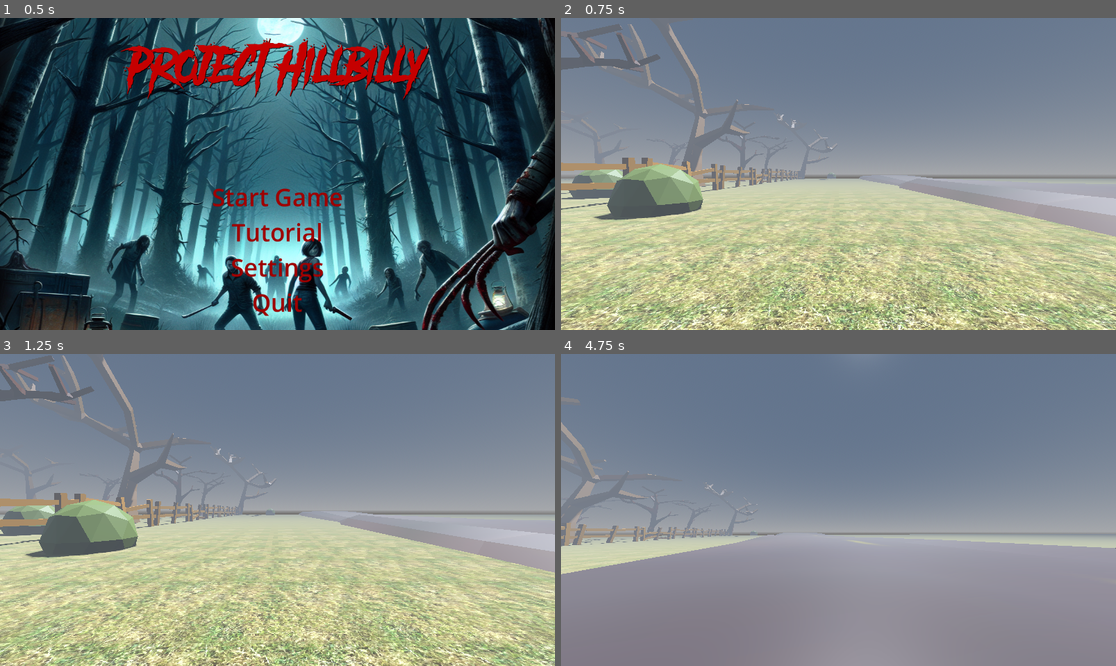
Above: before the commit, frames 1-4 (two rows, left to right).
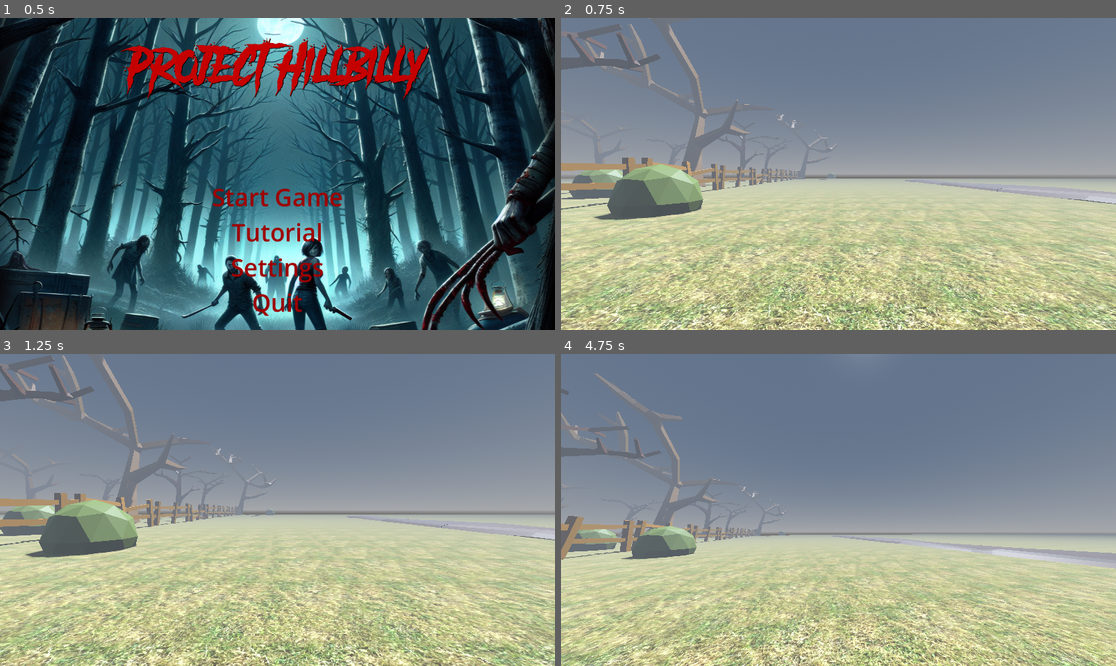
Above: after the commit, the same moments.

Repository: thedevbones/project-hillbilly
Game: Godot game, scene res://main_menu.tscn
Two runs of this game, one before a commit and one after it. Both use one fixed random seed, a clock stepped at 60 frames per second and the inputs below.
Inputs (mouse positions are in pixels of both pictures, inside the frame that each line leads up to):
- Up to frame 1 (0.5 s): no input
- Up to frame 2 (0.75 s): click "Start Game" at 0.5 s
- Up to frame 3 (1.25 s): no input
- Up to frame 4 (4.75 s): move the mouse to (866, 510) at 1.27 s; hold D (walk_right) 1.28-2.03 s; hold Ctrl (crouch) 1.28-2.03 s; tap Space (jump) at 1.52, 2.27, 3.77, 4.52 s; move the mouse to (810, 510) at 2.02 s; hold S (walk_back) 2.03-2.78 s; tap Shift (sprint) at 2.1 s; move the mouse to (849, 503) at 2.77 s; hold D (walk_right) 2.78-4.28 s; tap W (walk_foward) at 2.85 s; move the mouse to (832, 516) at 3.52 s; tap Ctrl (crouch) at 3.6 s; move the mouse to (877, 513) at 4.27 s; hold A (walk_left) from 4.28 s (still down); hold Shift (sprint) from 4.28 s (still down)

Frame 1 is identical in both runs. In frame 2, 2.7% of the frame differs, in the area x 15-100%, y 0-71%; in frame 3, 2.6%; in frame 4, 42%, in the area x 0-100%, y 6-100%.

Commit message:
Resized road and organized nodes

Diff:
--- a/world.tscn
+++ b/world.tscn
@@ -34,15 +34,15 @@
 uv1_triplanar = true
 texture_filter = 4
 
+[sub_resource type="BoxShape3D" id="BoxShape3D_dlb2c"]
+size = Vector3(60, 2.222, 13)
+
 [sub_resource type="CylinderShape3D" id="CylinderShape3D_dh2bv"]
 height = 3.88853
 radius = 1.52373
 
 [sub_resource type="BoxShape3D" id="BoxShape3D_vysbs"]
 size = Vector3(1.38953, 4.86829, 256.345)
-
-[sub_resource type="BoxShape3D" id="BoxShape3D_dlb2c"]
-size = Vector3(121.239, 2.22177, 12.5642)
 
 [node name="World" type="Node3D"]
 
@@ -76,123 +76,216 @@
 size = Vector3(200, 0.5, 100)
 material = SubResource("StandardMaterial3D_nmfsx")
 
-[node name="tree01" parent="." instance=ExtResource("3_2k5bm")]
+[node name="Roads" type="Node3D" parent="."]
+transform = Transform3D(-0.00474361, 0, -0.299963, 0, 0.3, 0, 0.299963, 0, -0.00474361, -21.6377, 0.0496855, -21.2794)
+
+[node name="road" parent="Roads" instance=ExtResource("12_mgubx")]
+transform = Transform3D(1, 0, 0, 0, 1, 0, 0, 0, 1, 0, 0, 0)
+
+[node name="RigidBody3D" type="RigidBody3D" parent="Roads/road"]
+
+[node name="CollisionShape3D" type="CollisionShape3D" parent="Roads/road/RigidBody3D"]
+transform = Transform3D(1, 0, 3.72529e-09, 0, 1, 0, -3.72529e-09, 0, 1, -0.292122, -0.294854, -0.161781)
+shape = SubResource("BoxShape3D_dlb2c")
+
+[node name="road2" parent="Roads" instance=ExtResource("12_mgubx")]
+transform = Transform3D(1, 0, 0, 0, 1, 0, 0, 0, 1, 59.6401, 0, -0.110107)
+
+[node name="RigidBody3D" type="RigidBody3D" parent="Roads/road2"]
+
+[node name="CollisionShape3D" type="CollisionShape3D" parent="Roads/road2/RigidBody3D"]
+transform = Transform3D(1, 0, 3.72529e-09, 0, 1, 0, -3.72529e-09, 0, 1, -0.292122, -0.294854, -0.161781)
+shape = SubResource("BoxShape3D_dlb2c")
+
+[node name="road3" parent="Roads" instance=ExtResource("12_mgubx")]
+transform = Transform3D(1, 0, 0, 0, 1, 0, 0, 0, 1, 119.303, 0, -0.0453568)
+
+[node name="RigidBody3D" type="RigidBody3D" parent="Roads/road3"]
+
+[node name="CollisionShape3D" type="CollisionShape3D" parent="Roads/road3/RigidBody3D"]
+transform = Transform3D(1, 0, 3.72529e-09, 0, 1, 0, -3.72529e-09, 0, 1, -0.292122, -0.294854, -0.161781)
+shape = SubResource("BoxShape3D_dlb2c")
+
+[node name="road4" parent="Roads" instance=ExtResource("12_mgubx")]
+transform = Transform3D(1, 0, 0, 0, 1, 0, 0, 0, 1, 179.012, 0, 0.153519)
+
+[node name="RigidBody3D" type="RigidBody3D" parent="Roads/road4"]
+
+[node name="CollisionShape3D" type="CollisionShape3D" parent="Roads/road4/RigidBody3D"]
+transform = Transform3D(1, 0, 3.72529e-09, 0, 1, 0, -3.72529e-09, 0, 1, -0.292122, -0.294854, -0.161781)
+shape = SubResource("BoxShape3D_dlb2c")
+
+[node name="Trees" type="Node3D" parent="."]
+
+[node name="tree01" parent="Trees" instance=ExtResource("3_2k5bm")]
 transform = Transform3D(1, 0, 0, 0, 1, 0, 0, 0, 1, -44.2784, 4.76837e-07, 0.51906)
 
-[node name="RigidBody3D" type="RigidBody3D" parent="tree01"]
-
-[node name="CollisionShape3D" type="CollisionShape3D" parent="tree01/RigidBody3D"]
+[node name="RigidBody3D" type="RigidBody3D" parent="Trees/tree01"]
+
+[node name="CollisionShape3D" type="CollisionShape3D" parent="Trees/tree01/RigidBody3D"]
 transform = Transform3D(1, 0, 0, 0, 1, 0, 0, 0, 1, -0.0796394, 1.42227, -0.0248957)
 shape = SubResource("CylinderShape3D_dh2bv")
 
-[node name="tree02" parent="." instance=ExtResource("4_6bpil")]
+[node name="tree02" parent="Trees" instance=ExtResource("4_6bpil")]
 transform = Transform3D(1, 0, 0, 0, 1, 0, 0, 0, 1, -46.5735, -4.76837e-07, 12.0064)
 
-[node name="tree03" parent="." instance=ExtResource("4_6bpil")]
+[node name="tree03" parent="Trees" instance=ExtResource("4_6bpil")]
 transform = Transform3D(0.29334, 0, 0.956008, 0, 1, 0, -0.956008, 0, 0.29334, -43.7502, 4.76837e-07, -6.21214)
 
-[node name="tree04" parent="." instance=ExtResource("3_2k5bm")]
-transform = Transform3D(0.357025, 0.0295165, -0.933628, 0.304382, 0.94127, 0.146156, 0.883111, -0.336361, 0.327073, -45.3536, -0.435477, -17.2058)
-
-[node name="bush01" parent="." instance=ExtResource("5_pfnyj")]
+[node name="tree04" parent="Trees/tree03" instance=ExtResource("3_2k5bm")]
+transform = Transform3D(-0.739532, 0.330222, -0.586555, 0.304382, 0.94127, 0.146156, 0.600371, -0.0704501, -0.796613, 10.0397, -0.435477, -4.75774)
+
+[node name="tree05" parent="Trees" instance=ExtResource("4_6bpil")]
+transform = Transform3D(1, 0, 0, 0, 0.993923, -0.110081, 0, 0.110081, 0.993923, -47.4236, -9.53674e-07, 29.2476)
+
+[node name="tree06" parent="Trees" instance=ExtResource("3_2k5bm")]
+transform = Transform3D(0.135024, -0.328809, 0.934694, 0, 0.943333, 0.331848, -0.990842, -0.0448074, 0.127372, -47.0774, -0.488976, 42.9247)
+
+[node name="tree07" parent="Trees" instance=ExtResource("3_2k5bm")]
+transform = Transform3D(0.695577, 0.410725, -0.589473, -0.475988, 0.878023, 0.0501106, 0.538152, 0.245726, 0.806233, -41.8537, -0.28143, -48.7619)
+
+[node name="RigidBody3D" type="RigidBody3D" parent="Trees/tree07"]
+
+[node name="CollisionShape3D" type="CollisionShape3D" parent="Trees/tree07/RigidBody3D"]
+transform = Transform3D(1, 0, 0, 0, 1, 0, 0, 0, 1, -0.0796394, 1.42227, -0.0248957)
+shape = SubResource("CylinderShape3D_dh2bv")
+
+[node name="tree08" parent="Trees" instance=ExtResource("4_6bpil")]
+transform = Transform3D(0.254619, 0, -0.967042, -0.0830389, 0.996306, -0.0218639, 0.96347, 0.085869, 0.253678, -46.5675, -1.90735e-06, -29.8664)
+
+[node name="tree09" parent="Trees" instance=ExtResource("4_6bpil")]
+transform = Transform3D(1, 0, 0, 0, 1, 0, 0, 0, 1, -46.1937, -9.53674e-07, -39.4422)
+
+[node name="bush07" parent="Trees" instance=ExtResource("5_pfnyj")]
+transform = Transform3D(1, 0, 0, 0, 1, 0, 0, 0, 1, -12.034, 0, 13.3836)
+
+[node name="tree10" parent="Trees" instance=ExtResource("3_2k5bm")]
+transform = Transform3D(1, 0, 0, 0, 1, 0, 0, 0, 1, -65.7405, 0, 11.1596)
+
+[node name="tree11" parent="Trees" instance=ExtResource("3_2k5bm")]
+transform = Transform3D(-0.571057, 0, 0.82091, 0, 1, 0, -0.82091, 0, -0.571057, -82.4614, 0, -21.874)
+
+[node name="tree12" parent="Trees" instance=ExtResource("4_6bpil")]
+transform = Transform3D(0.836554, 0, -0.547884, 0, 1, 0, 0.547884, 0, 0.836554, -73.1383, 0, -7.95544)
+
+[node name="tree13" parent="Trees" instance=ExtResource("4_6bpil")]
+transform = Transform3D(1, 0, 0, 0, 1, 0, 0, 0, 1, -62.8072, 0, 23.4351)
+
+[node name="tree14" parent="Trees" instance=ExtResource("4_6bpil")]
+transform = Transform3D(1, 0, 0, 0, 1, 0, 0, 0, 1, -62.7423, -1.90735e-06, -38.0351)
+
+[node name="tree15" parent="Trees" instance=ExtResource("3_2k5bm")]
+transform = Transform3D(1, 0, 0, 0, 1, 0, 0, 0, 1, -97.0062, 0, -40.6448)
+
+[node name="tree16" parent="Trees" instance=ExtResource("4_6bpil")]
+transform = Transform3D(1, 0, 0, 0, 1, 0, 0, 0, 1, -61.5674, 1.90735e-06, 1.58188)
+
+[node name="tree17" parent="Trees" instance=ExtResource("4_6bpil")]
+transform = Transform3D(1, 0, 0, 0, 1, 0, 0, 0, 1, -47.65, 1.90735e-06, 23.3669)
+
+[node name="tree18" parent="Trees" instance=ExtResource("3_2k5bm")]
+transform = Transform3D(0.704052, 0, -0.710149, 0, 1, 0, 0.710149, 0, 0.704052, -77.9151, 0, -40.6807)
+
+[node name="tree19" parent="Trees" instance=ExtResource("3_2k5bm")]
+transform = Transform3D(-0.762578, 0, 0.646896, 0, 1, 0, -0.646896, 0, -0.762578, -61.8853, 0, 31.1726)
+
+[node name="tree20" parent="Trees" instance=ExtResource("12_2rxda")]
+transform = Transform3D(1.4, 0, 0, 0, 1.4, 0, 0, 0, 1.4, -56.4615, -1.10188, 15.5142)
+
+[node name="tree21" parent="Trees" instance=ExtResource("12_2rxda")]
+transform = Transform3D(1, 0, 0, 0, 1, 0, 0, 0, 1, -51.3555, -1.08517, 1.69805)
+
+[node name="Bushes" type="Node3D" parent="."]
+
+[node name="bush01" parent="Bushes" instance=ExtResource("5_pfnyj")]
 transform = Transform3D(1, 0, 0, 0, 1, 0, 0, 0, 1, -43.4879, 4.76837e-07, -9.92083)
 
-[node name="bush02" parent="." instance=ExtResource("5_pfnyj")]
+[node name="bush02" parent="Bushes" instance=ExtResource("5_pfnyj")]
 transform = Transform3D(1.5, 0, 0, 0, 1.5, 0, 0, 0, 1.5, -40.702, 0.0234495, 45.2711)
 
-[node name="bush03" parent="." instance=ExtResource("5_pfnyj")]
+[node name="bush03" parent="Bushes" instance=ExtResource("5_pfnyj")]
 transform = Transform3D(1, 0, 0, 0, 1, 0, 0, 0, 1, -34.4794, 0, -45.619)
 
-[node name="bush04" parent="." instance=ExtResource("5_pfnyj")]
+[node name="bush04" parent="Bushes" instance=ExtResource("5_pfnyj")]
 transform = Transform3D(1, 0, 0, 0, 1, 0, 0, 0, 1, -45.1701, 0.129771, 4.55919)
 
-[node name="bush05" parent="." instance=ExtResource("5_pfnyj")]
+[node name="bush05" parent="Bushes" instance=ExtResource("5_pfnyj")]
 transform = Transform3D(1, 0, 0, 0, 1, 0, 0, 0, 1, -37.8235, -0.0744884, -6.1165)
 
-[node name="bush06" parent="." instance=ExtResource("5_pfnyj")]
+[node name="bush06" parent="Bushes" instance=ExtResource("5_pfnyj")]
 transform = Transform3D(1, 0, 0, 0, 1, 0, 0, 0, 1, -47.826, -0.177973, 17.5682)
 
-[node name="fence01" parent="." instance=ExtResource("6_i5dq2")]
+[node name="bush08" parent="Bushes" instance=ExtResource("5_pfnyj")]
+transform = Transform3D(1, 0, 0, 0, 1, 0, 0, 0, 1, -39.2908, 0, 46.6233)
+
+[node name="bush09" parent="Bushes" instance=ExtResource("5_pfnyj")]
+transform = Transform3D(1, 0, 0, 0, 1, 0, 0, 0, 1, -38.9123, -0.0496824, 48.219)
+
+[node name="bush10" parent="Bushes" instance=ExtResource("5_pfnyj")]
+transform = Transform3D(1, 0, 0, 0, 1, 0, 0, 0, 1, -39.3209, -4.76837e-07, 49.0975)
+
+[node name="bush11" parent="Bushes" instance=ExtResource("5_pfnyj")]
+transform = Transform3D(2.4, 0, 0, 0, 2.4, 0, 0, 0, 2.4, -40.7241, -0.0728822, 47.4076)
+
+[node name="bush12" parent="Bushes" instance=ExtResource("5_pfnyj")]
+transform = Transform3D(1, 0, 0, 0, 1, 0, 0, 0, 1, -38.5292, -0.592759, 46.9749)
+
+[node name="Fences" type="Node3D" parent="."]
+
+[node name="fence01" parent="Fences" instance=ExtResource("6_i5dq2")]
 transform = Transform3D(0.4, 0, 0, 0, 0.4, 0, 0, 0, 0.4, -40.6609, 0.34155, -8.59102)
 
-[node name="RigidBody3D" type="RigidBody3D" parent="fence01"]
-
-[node name="CollisionShape3D" type="CollisionShape3D" parent="fence01/RigidBody3D"]
+[node name="RigidBody3D" type="RigidBody3D" parent="Fences/fence01"]
+
+[node name="CollisionShape3D" type="CollisionShape3D" parent="Fences/fence01/RigidBody3D"]
 transform = Transform3D(0.999995, 0, 0.00326376, 0, 1, 0, -0.00326376, 0, 0.999995, -0.120354, 1.93414, 20.7432)
 shape = SubResource("BoxShape3D_vysbs")
 
-[node name="fence02" parent="." instance=ExtResource("6_i5dq2")]
+[node name="fence02" parent="Fences" instance=ExtResource("6_i5dq2")]
 transform = Transform3D(0.398767, -0.00133119, -0.0313563, -0.000511291, -0.399863, 0.0104734, -0.0313804, -0.0104011, -0.398632, -41.0956, 1.21451, -24.6824)
 rotation_order = 1
 
-[node name="fence03" parent="." instance=ExtResource("7_3wrog")]
+[node name="fence03" parent="Fences" instance=ExtResource("7_3wrog")]
 transform = Transform3D(0.4, 0, 0, 0, 0.4, 0, 0, 0, 0.4, -40.648, 0.302106, -5.50241)
 
-[node name="fence04" parent="." instance=ExtResource("7_3wrog")]
+[node name="fence04" parent="Fences" instance=ExtResource("7_3wrog")]
 transform = Transform3D(0.4, 0, 0, 0, 0.4, 0, 0, 0, 0.4, -40.7225, 0.27588, -16.6869)
 
-[node name="fence06" parent="." instance=ExtResource("6_i5dq2")]
+[node name="fence06" parent="Fences" instance=ExtResource("6_i5dq2")]
 transform = Transform3D(0.4, 0, 0, 0, 0.4, 0, 0, 0, 0.4, -40.597, 0.371963, 2.65491)
 
-[node name="fence07" parent="." instance=ExtResource("7_3wrog")]
+[node name="fence07" parent="Fences" instance=ExtResource("7_3wrog")]
 transform = Transform3D(-0.399968, 0, -0.00507528, 0, 0.4, 0, 0.00507528, 0, -0.399968, -40.5012, 0.335465, 6.03321)
 
-[node name="fence08" parent="." instance=ExtResource("7_3wrog")]
+[node name="fence08" parent="Fences" instance=ExtResource("7_3wrog")]
 transform = Transform3D(0.4, 0, 0, 0, 0.4, 0, 0, 0, 0.4, -40.5716, 0.398329, 17.1718)
 
-[node name="tree05" parent="." instance=ExtResource("4_6bpil")]
-transform = Transform3D(1, 0, 0, 0, 0.993923, -0.110081, 0, 0.110081, 0.993923, -47.4236, -9.53674e-07, 29.2476)
-
-[node name="tree06" parent="." instance=ExtResource("3_2k5bm")]
-transform = Transform3D(0.135024, -0.328809, 0.934694, 0, 0.943333, 0.331848, -0.990842, -0.0448074, 0.127372, -47.0774, -0.488976, 42.9247)
-
-[node name="tree07" parent="." instance=ExtResource("3_2k5bm")]
-transform = Transform3D(0.695577, 0.410725, -0.589473, -0.475988, 0.878023, 0.0501106, 0.538152, 0.245726, 0.806233, -41.8537, -0.28143, -48.7619)
-
-[node name="RigidBody3D" type="RigidBody3D" parent="tree07"]
-
-[node name="CollisionShape3D" type="CollisionShape3D" parent="tree07/RigidBody3D"]
-transform = Transform3D(1, 0, 0, 0, 1, 0, 0, 0, 1, -0.0796394, 1.42227, -0.0248957)
-shape = SubResource("CylinderShape3D_dh2bv")
-
-[node name="tree08" parent="." instance=ExtResource("4_6bpil")]
-transform = Transform3D(0.254619, 0, -0.967042, -0.0830389, 0.996306, -0.0218639, 0.96347, 0.085869, 0.253678, -46.5675, -1.90735e-06, -29.8664)
-
-[node name="tree09" parent="." instance=ExtResource("4_6bpil")]
-transform = Transform3D(1, 0, 0, 0, 1, 0, 0, 0, 1, -46.1937, -9.53674e-07, -39.4422)
-
-[node name="bush07" parent="." instance=ExtResource("5_pfnyj")]
-transform = Transform3D(1, 0, 0, 0, 1, 0, 0, 0, 1, -12.034, 0, 13.3836)
-
-[node name="tree10" parent="." instance=ExtResource("3_2k5bm")]
-transform = Transform3D(1, 0, 0, 0, 1, 0, 0, 0, 1, -65.7405, 0, 11.1596)
-
-[node name="tree11" parent="." instance=ExtResource("3_2k5bm")]
-transform = Transform3D(-0.571057, 0, 0.82091, 0, 1, 0, -0.82091, 0, -0.571057, -82.4614, 0, -21.874)
-
-[node name="tree12" parent="." instance=ExtResource("4_6bpil")]
-transform = Transform3D(0.836554, 0, -0.547884, 0, 1, 0, 0.547884, 0, 0.836554, -73.1383, 0, -7.95544)
-
-[node name="tree13" parent="." instance=ExtResource("4_6bpil")]
-transform = Transform3D(1, 0, 0, 0, 1, 0, 0, 0, 1, -62.8072, 0, 23.4351)
-
-[node name="tree14" parent="." instance=ExtResource("4_6bpil")]
-transform = Transform3D(1, 0, 0, 0, 1, 0, 0, 0, 1, -62.7423, -1.90735e-06, -38.0351)
-
-[node name="tree15" parent="." instance=ExtResource("3_2k5bm")]
-transform = Transform3D(1, 0, 0, 0, 1, 0, 0, 0, 1, -97.0062, 0, -40.6448)
-
-[node name="tree16" parent="." instance=ExtResource("4_6bpil")]
-transform = Transform3D(1, 0, 0, 0, 1, 0, 0, 0, 1, -61.5674, 1.90735e-06, 1.58188)
-
-[node name="tree17" parent="." instance=ExtResource("4_6bpil")]
-transform = Transform3D(1, 0, 0, 0, 1, 0, 0, 0, 1, -47.65, 1.90735e-06, 23.3669)
-
-[node name="tree18" parent="." instance=ExtResource("3_2k5bm")]
-transform = Transform3D(0.704052, 0, -0.710149, 0, 1, 0, 0.710149, 0, 0.704052, -77.9151, 0, -40.6807)
-
-[node name="tree19" parent="." instance=ExtResource("3_2k5bm")]
-transform = Transform3D(-0.762578, 0, 0.646896, 0, 1, 0, -0.646896, 0, -0.762578, -61.8853, 0, 31.1726)
+[node name="fence05" parent="Fences" instance=ExtResource("7_3wrog")]
+transform = Transform3D(-0.393087, 0.0740471, 5.93544e-08, 0.0740471, 0.393087, -1.11808e-08, -6.03983e-08, -7.05811e-16, -0.4, -40.7361, 0.39084, 23.6482)
+
+[node name="fence09" parent="Fences" instance=ExtResource("6_i5dq2")]
+transform = Transform3D(0.4, 0, 0, 0, 0.4, 0, 0, 0, 0.4, -40.5391, 0.337817, 13.91)
+
+[node name="fence10" parent="Fences" instance=ExtResource("7_3wrog")]
+transform = Transform3D(0.395902, 0.0571138, 0, -0.0571138, 0.395902, 0, 0, 0, 0.4, -40.7108, 0.404145, 29.9427)
+
+[node name="fence11" parent="Fences" instance=ExtResource("6_i5dq2")]
+transform = Transform3D(-0.4, 0, 3.49691e-08, 0, 0.4, 0, -3.49691e-08, 0, -0.4, -40.6198, 0.340807, 33.2668)
+
+[node name="fence12" parent="Fences" instance=ExtResource("7_3wrog")]
+transform = Transform3D(0.4, 0, 0, 0, -0.4, -3.49691e-08, 0, 3.49691e-08, -0.4, -40.5601, 1.20833, 41.372)
+
+[node name="fence13" parent="Fences" instance=ExtResource("7_3wrog")]
+transform = Transform3D(0.4, 0, 0, 0, 0.4, 0, 0, 0, 0.4, -41.0632, 0.362018, -27.992)
+
+[node name="fence14" parent="Fences" instance=ExtResource("6_i5dq2")]
+transform = Transform3D(0.4, 0, 0, 0, 0.4, 0, 0, 0, 0.4, -41.0835, 0.328979, -31.2174)
+
+[node name="fence15" parent="Fences" instance=ExtResource("6_i5dq2")]
+transform = Transform3D(-0.399867, 9.03185e-10, 0.0103312, 3.38813e-22, -0.4, 3.49691e-08, 0.0103312, 3.49574e-08, 0.399867, -40.9829, 1.28338, -42.5098)
+
+[node name="fence16" parent="Fences" instance=ExtResource("7_3wrog")]
+transform = Transform3D(0.4, 0, 0, 0, 0.4, 0, 0, 0, 0.4, -41.0334, 0.230874, -39.2509)
 
 [node name="ambience" type="AudioStreamPlayer" parent="."]
 stream = ExtResource("6_2maxx")
@@ -204,64 +297,4 @@
 volume_db = -15.0
 autoplay = true
 
-[node name="road" parent="." instance=ExtResource("12_mgubx")]
-transform = Transform3D(-0.015812, 0, -0.999875, 0, 1, 0, 0.999875, 0, -0.015812, -21.6377, 0.0496855, -21.2794)
-
-[node name="RigidBody3D" type="RigidBody3D" parent="road"]
-
-[node name="CollisionShape3D" type="CollisionShape3D" parent="road/RigidBody3D"]
-transform = Transform3D(1, 0, 0, 0, 1, 0, 0, 0, 1, 31.4943, -0.294854, 0.123352)
-shape = SubResource("BoxShape3D_dlb2c")
-
-[node name="road2" parent="." instance=ExtResource("12_mgubx")]
-transform = Transform3D(-0.0012043, 0, -0.999999, 0, 1, 0, 0.999999, 0, -0.0012043, -22.1755, -0.0650949, 38.6331)
-
-[node name="fence05" parent="." instance=ExtResource("7_3wrog")]
-transform = Transform3D(-0.393087, 0.0740471, 5.93544e-08, 0.0740471, 0.393087, -1.11808e-08, -6.03983e-08, -7.05811e-16, -0.4, -40.7361, 0.39084, 23.6482)
-
-[node name="fence09" parent="." instance=ExtResource("6_i5dq2")]
-transform = Transform3D(0.4, 0, 0, 0, 0.4, 0, 0, 0, 0.4, -40.5391, 0.337817, 13.91)
-
-[node name="fence10" parent="." instance=ExtResource("7_3wrog")]
-transform = Transform3D(0.395902, 0.0571138, 0, -0.0571138, 0.395902, 0, 0, 0, 0.4, -40.7108, 0.404145, 29.9427)
-
-[node name="fence11" parent="." instance=ExtResource("6_i5dq2")]
-transform = Transform3D(-0.4, 0, 3.49691e-08, 0, 0.4, 0, -3.49691e-08, 0, -0.4, -40.6198, 0.340807, 33.2668)
-
-[node name="fence12" parent="." instance=ExtResource("7_3wrog")]
-transform = Transform3D(0.4, 0, 0, 0, -0.4, -3.49691e-08, 0, 3.49691e-08, -0.4, -40.5601, 1.20833, 41.372)
-
-[node name="bush08" parent="." instance=ExtResource("5_pfnyj")]
-transform = Transform3D(1, 0, 0, 0, 1, 0, 0, 0, 1, -39.2908, 0, 46.6233)
-
-[node name="bush09" parent="." instance=ExtResource("5_pfnyj")]
-transform = Transform3D(1, 0, 0, 0, 1, 0, 0, 0, 1, -38.9123, -0.0496824, 48.219)
-
-[node name="bush10" parent="." instance=ExtResource("5_pfnyj")]
-transform = Transform3D(1, 0, 0, 0, 1, 0, 0, 0, 1, -39.3209, -4.76837e-07, 49.0975)
-
-[node name="bush11" parent="." instance=ExtResource("5_pfnyj")]
-transform = Transform3D(2.4, 0, 0, 0, 2.4, 0, 0, 0, 2.4, -40.7241, -0.0728822, 47.4076)
-
-[node name="bush12" parent="." instance=ExtResource("5_pfnyj")]
-transform = Transform3D(1, 0, 0, 0, 1, 0, 0, 0, 1, -38.5292, -0.592759, 46.9749)
-
-[node name="fence13" parent="." instance=ExtResource("7_3wrog")]
-transform = Transform3D(0.4, 0, 0, 0, 0.4, 0, 0, 0, 0.4, -41.0632, 0.362018, -27.992)
-
-[node name="fence14" parent="." instance=ExtResource("6_i5dq2")]
-transform = Transform3D(0.4, 0, 0, 0, 0.4, 0, 0, 0, 0.4, -41.0835, 0.328979, -31.2174)
-
-[node name="fence15" parent="." instance=ExtResource("6_i5dq2")]
-transform = Transform3D(-0.399867, 9.03185e-10, 0.0103312, 3.38813e-22, -0.4, 3.49691e-08, 0.0103312, 3.49574e-08, 0.399867, -40.9829, 1.28338, -42.5098)
-
-[node name="fence16" parent="." instance=ExtResource("7_3wrog")]
-transform = Transform3D(0.4, 0, 0, 0, 0.4, 0, 0, 0, 0.4, -41.0334, 0.230874, -39.2509)
-
-[node name="tree20" parent="." instance=ExtResource("12_2rxda")]
-transform = Transform3D(1.4, 0, 0, 0, 1.4, 0, 0, 0, 1.4, -56.4615, -1.10188, 15.5142)
-
-[node name="tree21" parent="." instance=ExtResource("12_2rxda")]
-transform = Transform3D(1, 0, 0, 0, 1, 0, 0, 0, 1, -51.3555, -1.08517, 1.69805)
-
 [connection signal="timeout" from="Player/StepTimer" to="Player" method="_on_step_timer_timeout"]
